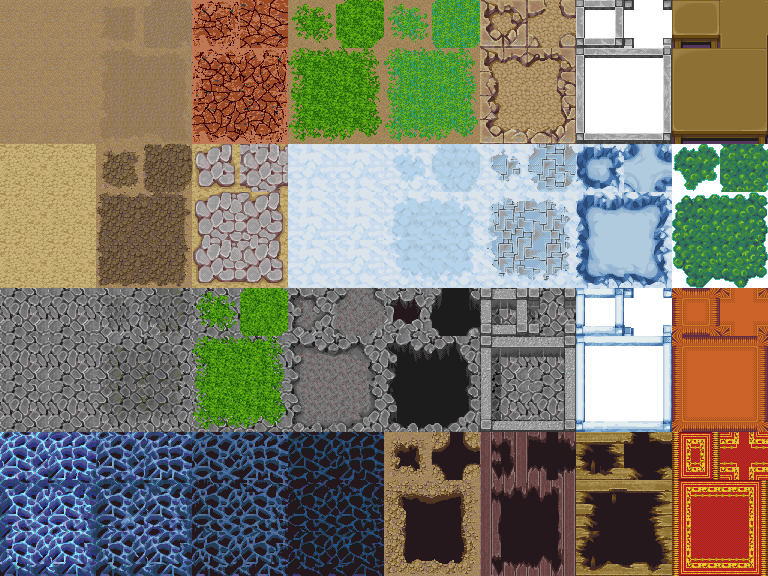
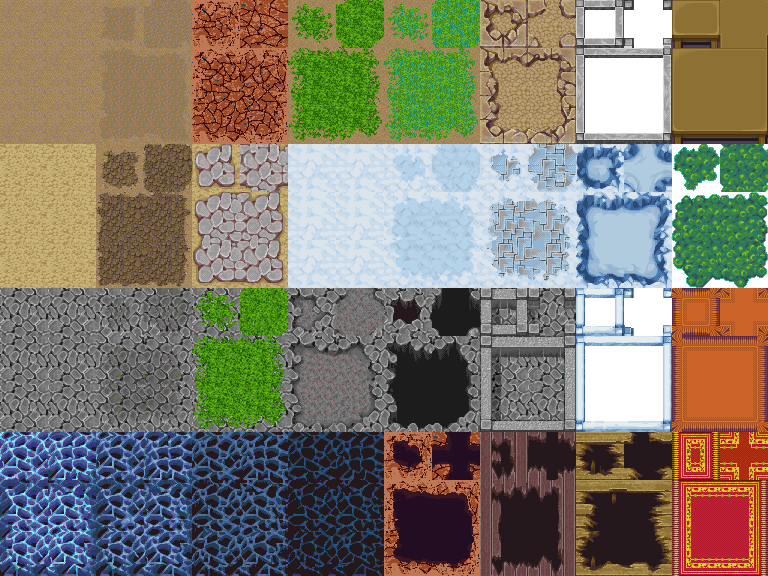
Two versions of the same layered image (768x576). Layer-by-layer changes:
removed layer "Layer 2" over [384, 432, 481, 576]
added layer "MinesDirtHole" above "MinesDirt" over [384, 432, 480, 576]